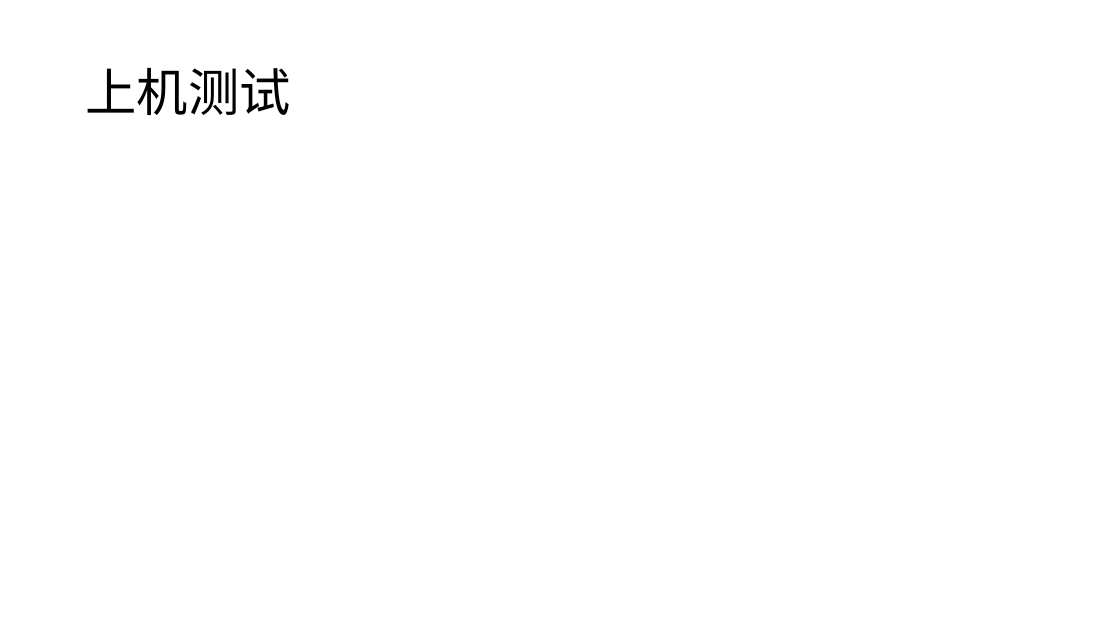
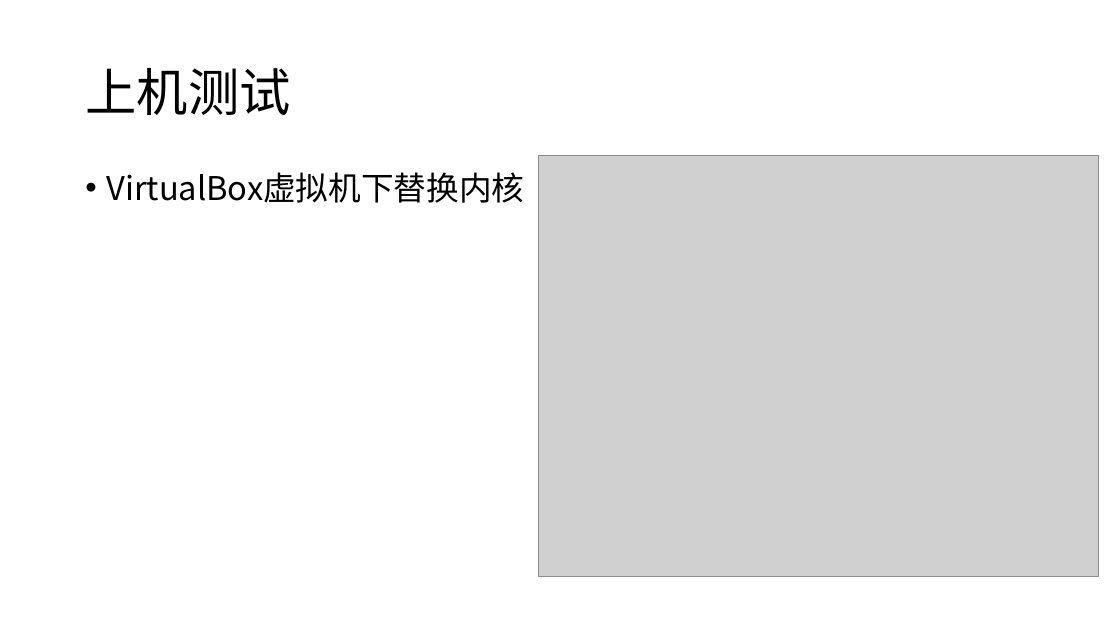
Before and after one commit to zal-ghost/documentation, a slide deck: slide 13 of midterm.pptx. Drawn at 1120x630 pixels with LibreOffice and Linux fonts; fonts in the diff are those of the drawing; grey boxes stand for pictures. Boxes give left, top, right and bottom in pixels: in the first picture for what was removed or moved away, otherwise in the second. Text is boxed around its words. In the diff, an @@ line names an element or a change of style, - is before the commit and + after.

Commit message:
[update] add running screenshot to midterm slides

```diff
--- a/midterm.pptx
+++ b/midterm.pptx
@@ text added at [106,172,524,203], 28 pt, text #000000 @@
+• VirtualBox虚拟机下替换内核
@@ picture added at [539,155,1099,576] @@
```
